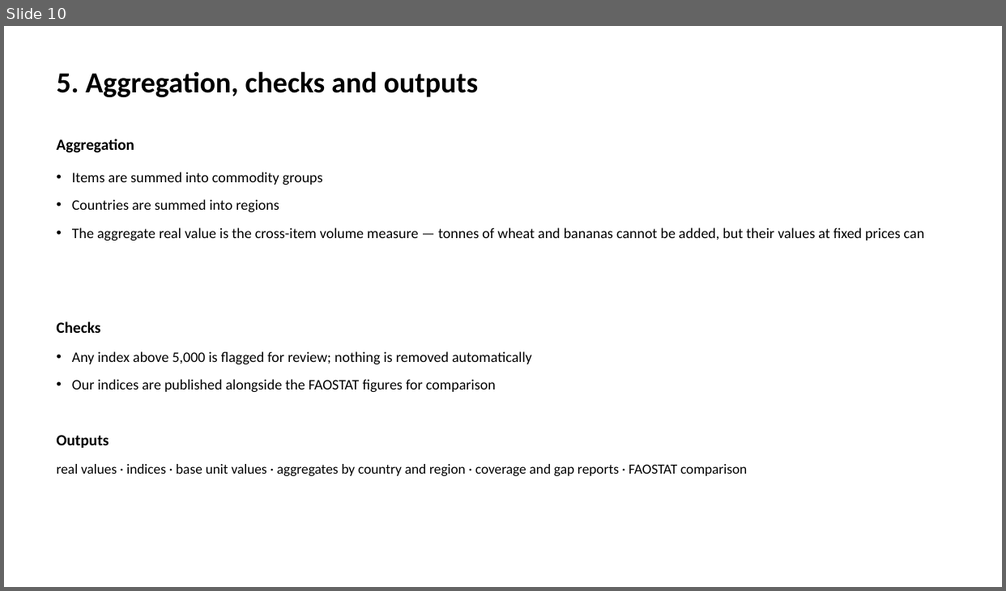
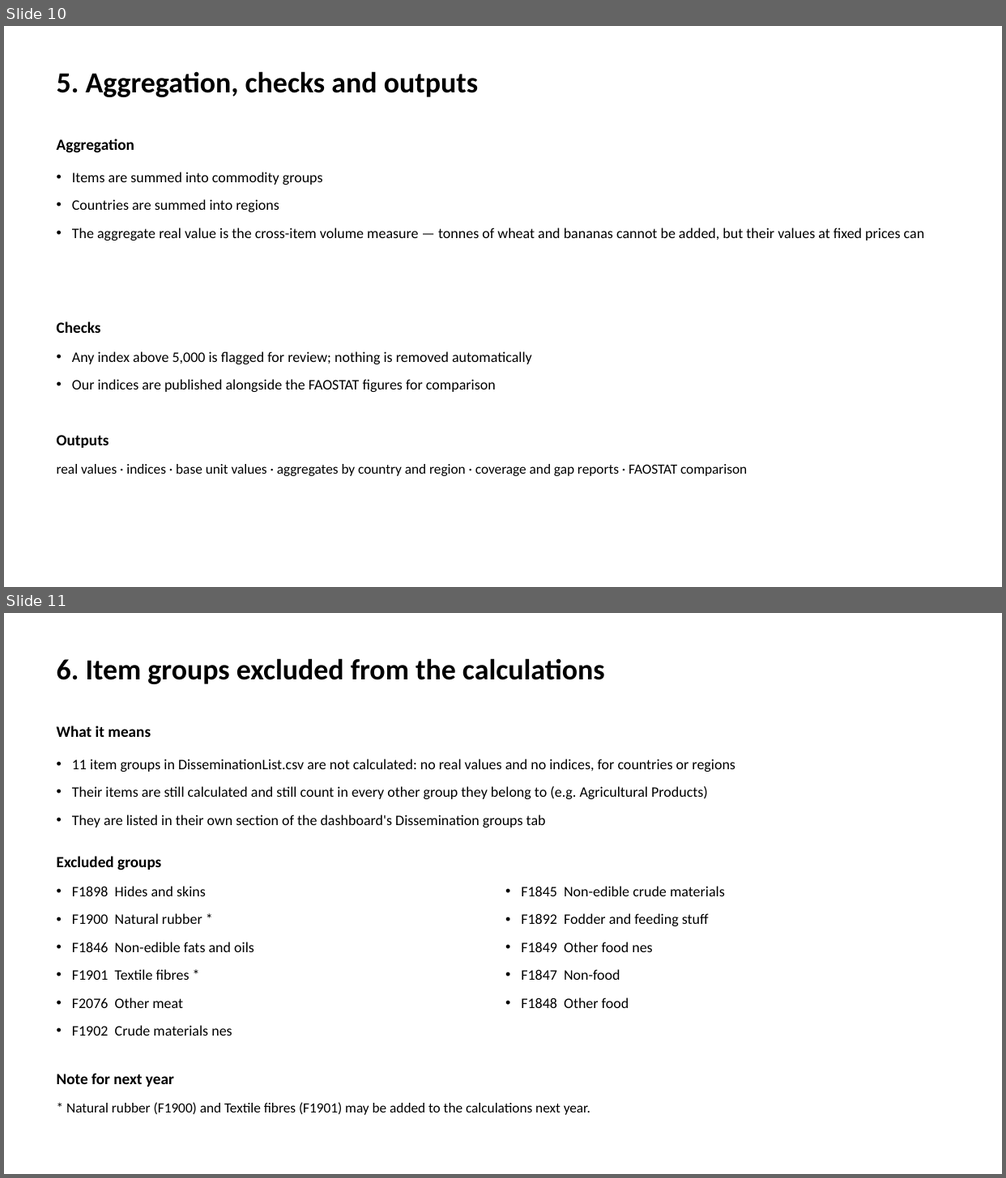
Before and after one commit to mbirkand/Trade-Real-Value-and-Indices, a slide deck: Trade_RealValues_Methodology.pptx. Shown one above the other, each under a label of ours: slide 10 before the commit, slides 10 and 11 after it. The pictures are 1006x591 and 1006x1178 pixels, drawn with LibreOffice and Linux fonts; fonts in the diff are those of the drawing. Boxes give left, top, right and bottom in pixels: in the first picture for what was removed or moved away, otherwise in the second. Text is boxed around its words. In the diff, an @@ line names an element or a change of style, - is before the commit and + after.

Commit message:
Removing unnecessary calculations

```diff
--- a/Trade_RealValues_Methodology.pptx
+++ b/Trade_RealValues_Methodology.pptx
@@ slide 11 added at (4, 613, 1002, 1174), background #FFFFFF @@
@@ text added at (57, 658, 605, 684), 28 pt, text #000000, bold @@
+6. Item groups excluded from the calculations
@@ text added at (57, 726, 151, 737), 15 pt, text #000000, bold @@
+What it means
@@ text added at (72, 759, 735, 828), 14 pt, text #000000 @@
+• 11 item groups in DisseminationList.csv are not calculated: no real values and no indices, for countries or regions
+• Their items are still calculated and still count in every other group they belong to (e.g. Agricultural Products)
+• They are listed in their own section of the dashboard's Dissemination groups tab
@@ text added at (57, 856, 161, 871), 15 pt, text #000000, bold @@
+Excluded groups
@@ text added at (72, 886, 254, 1036), 14 pt, text #000000 @@
+• F1898 Hides and skins
+• F1900 Natural rubber *
+• F1846 Non-edible fats and oils
+• F1901 Textile fibres *
+• F2076 Other meat
+• F1902 Crude materials nes
@@ text added at (521, 886, 725, 1008), 14 pt, text #000000 @@
+• F1845 Non-edible crude materials
+• F1892 Fodder and feeding stuff
+• F1849 Other food nes
+• F1847 Non-food
+• F1848 Other food
@@ text added at (57, 1073, 174, 1087), 15 pt, text #000000, bold @@
+Note for next year
@@ text added at (66, 1102, 590, 1115), 13.5 pt, text #000000 @@
+* Natural rubber (F1900) and Textile fibres (F1901) may be added to the calculations next year.
```
Also in this commit, not shown: 9 other files.
